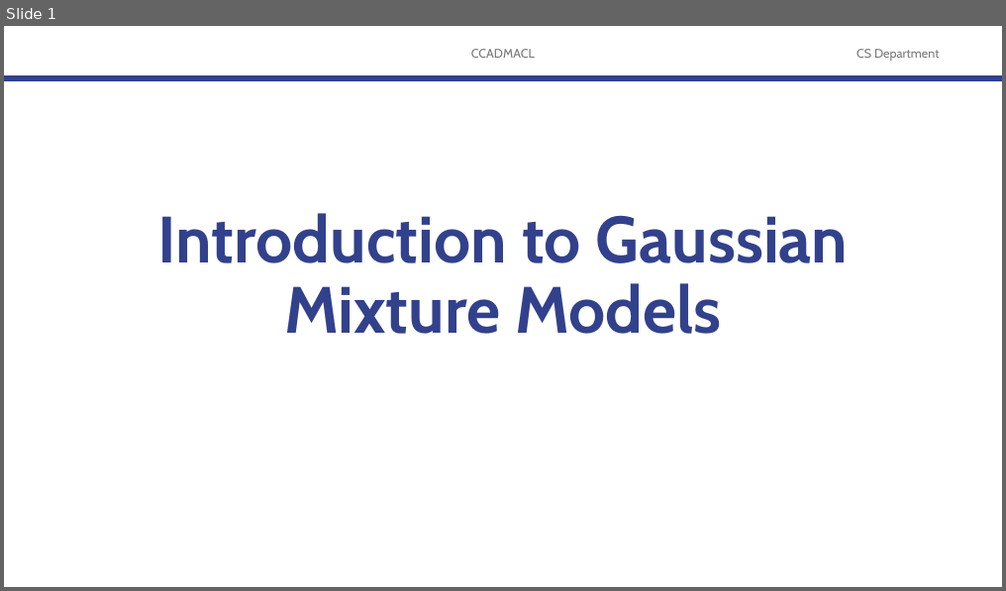
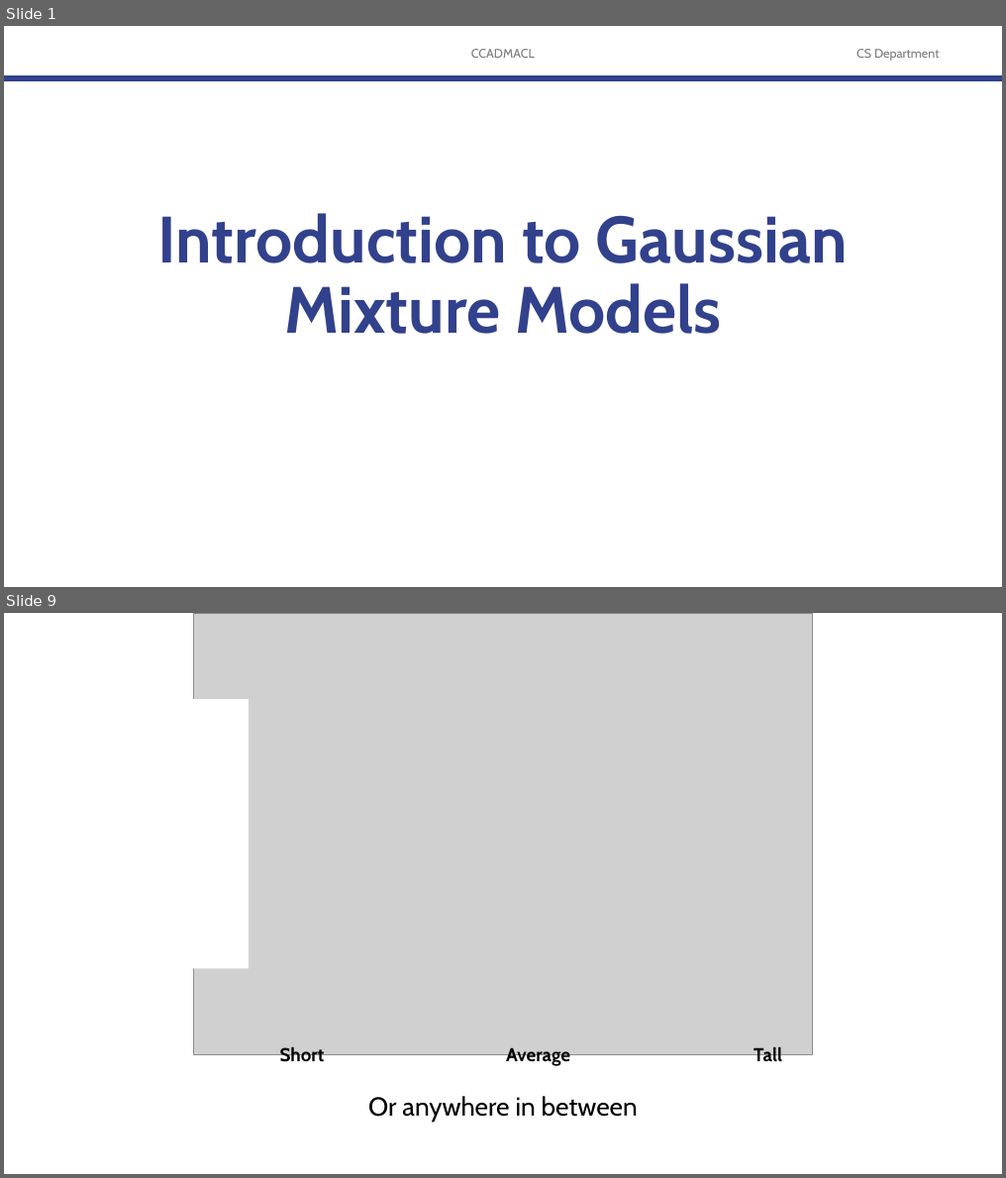
Before and after one commit to robitussin/CCADMACL, a slide deck: 8 - Gaussian Mixture Models/Introduction to Gaussian Mixture Models.pptx. Shown one above the other, each under a label of ours: slide 1 before the commit, slides 1 and 9 after it; the slides between them are not shown. The pictures are 1006x591 and 1006x1178 pixels, drawn with LibreOffice and Linux fonts; fonts in the diff are those of the drawing; grey boxes stand for pictures; background and template pictures are left out. Boxes give left, top, right and bottom in pixels: in the first picture for what was removed or moved away, otherwise in the second. Text is boxed around its words. In the diff, an @@ line names an element or a change of style, - is before the commit and + after.

```diff
--- a/8 - Gaussian Mixture Models/Introduction to Gaussian Mixture Models.pptx
+++ b/8 - Gaussian Mixture Models/Introduction to Gaussian Mixture Models.pptx
@@ slide 9 added at [4,613,1002,1174], background #FFFFFF @@
@@ picture added at [193,613,813,1056] @@
@@ rectangle added at [174,699,249,968], fill #FFFFFF @@
@@ text added at [280,1048,325,1067], 18 pt, text #000000, bold @@
+Short
@@ text added at [506,1048,570,1067], 18 pt, text #000000, bold @@
+Average
@@ text added at [753,1048,782,1067], 18 pt, text #000000, bold @@
+Tall
@@ text added at [368,1096,638,1122], 25 pt, text #000000 @@
+Or anywhere in between
```
Also in this commit, not shown: 3 slides changed, 45 other slides added, 1 other file.
